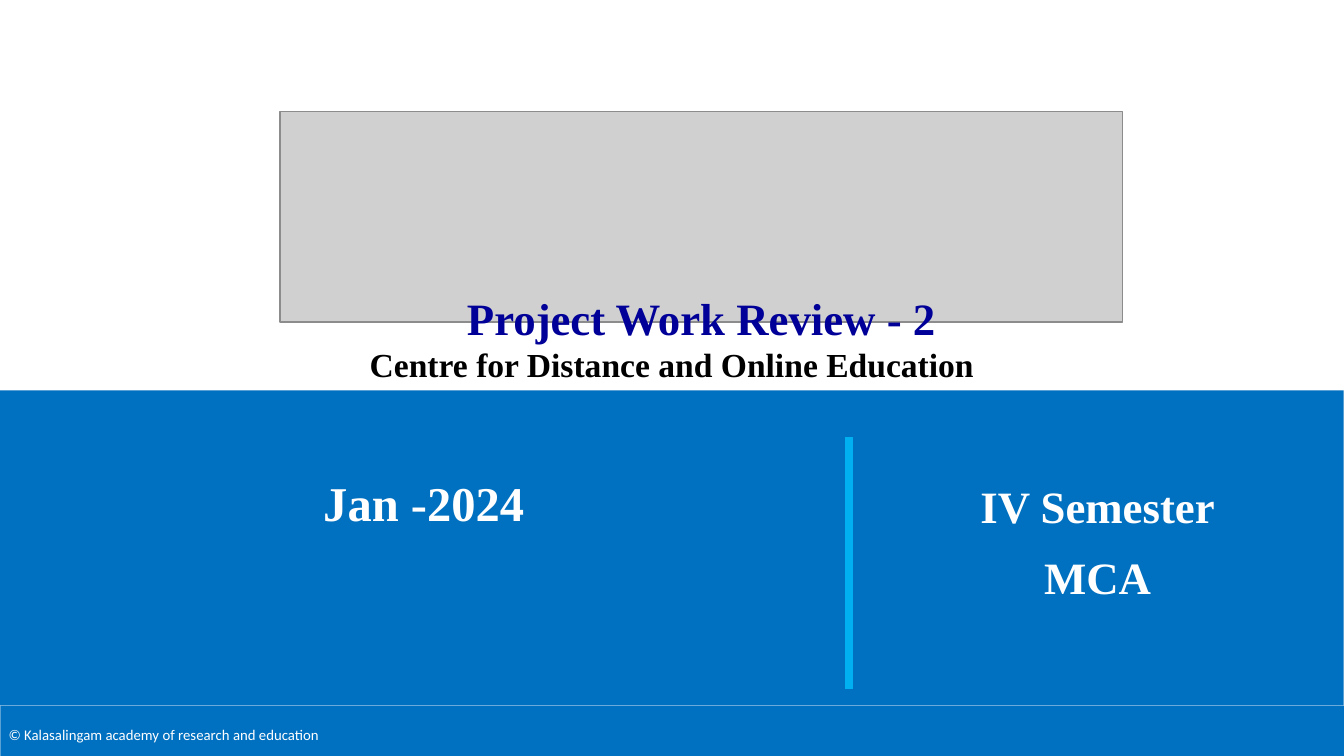
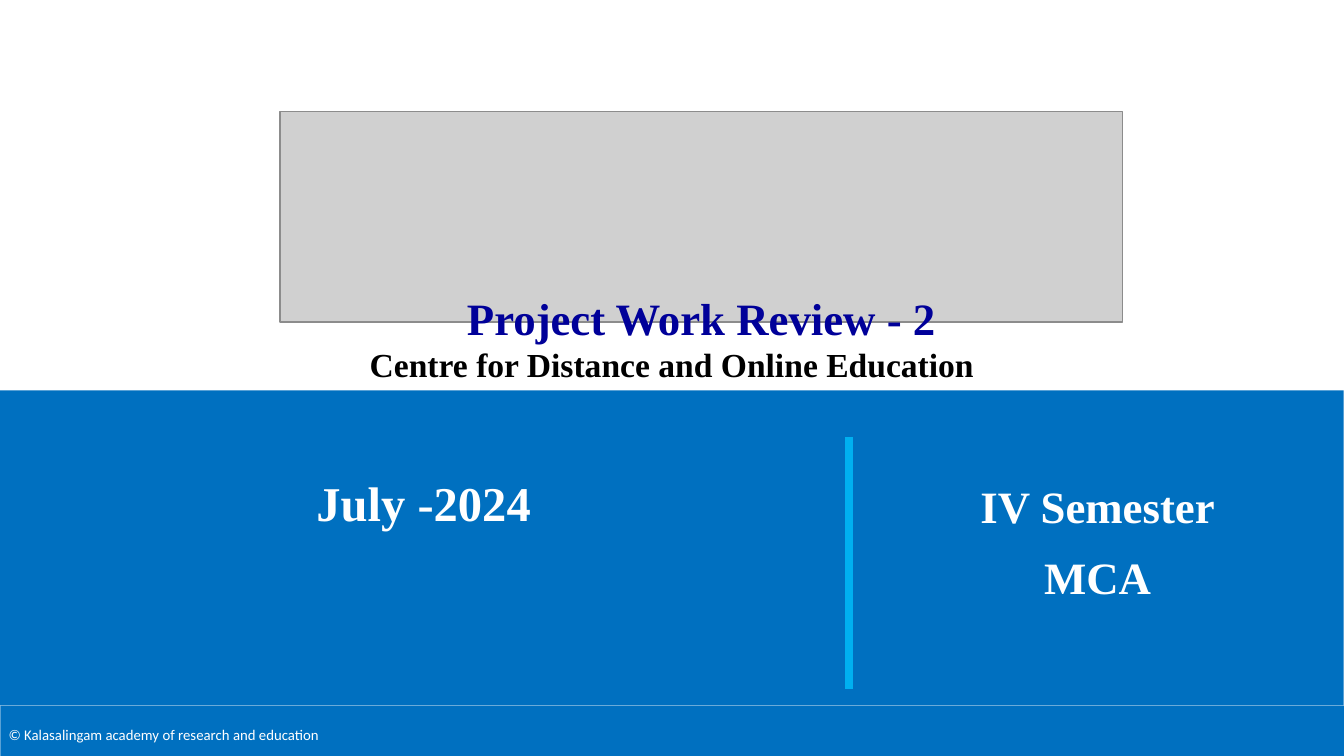
Before and after one commit to crafty9206/MCA_Project, a slide deck: slide 1 of Review2_Submission/R2_BATCH_MCA_9224116032_Deepak_Kumar.pptx. Drawn at 1344x756 pixels with LibreOffice and Linux fonts; fonts in the diff are those of the drawing; grey boxes stand for pictures; background and template pictures are left out. Boxes give left, top, right and bottom in pixels: in the first picture for what was removed or moved away, otherwise in the second. Text is boxed around its words. In the diff, an @@ line names an element or a change of style, - is before the commit and + after.

Commit message:
PPT and video created

```diff
--- a/Review2_Submission/R2_BATCH_MCA_9224116032_Deepak_Kumar.pptx
+++ b/Review2_Submission/R2_BATCH_MCA_9224116032_Deepak_Kumar.pptx
@@ title at (316, 487, 531, 531): text changed @@
-Jan -2024
+July -2024
```
Also in this commit, not shown: 7 other files.
